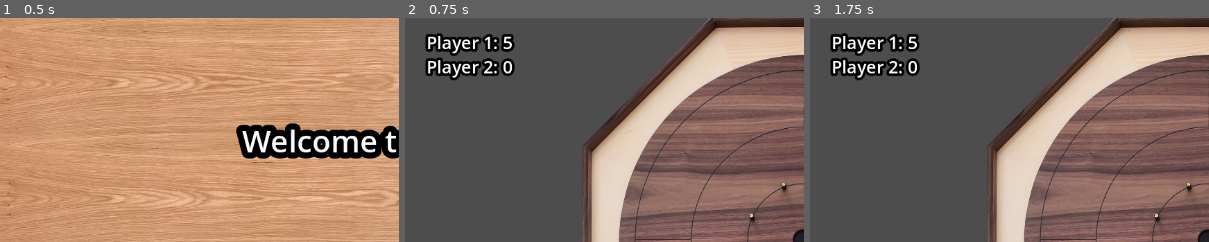
Above: before the commit, frames 1-3 (left to right).
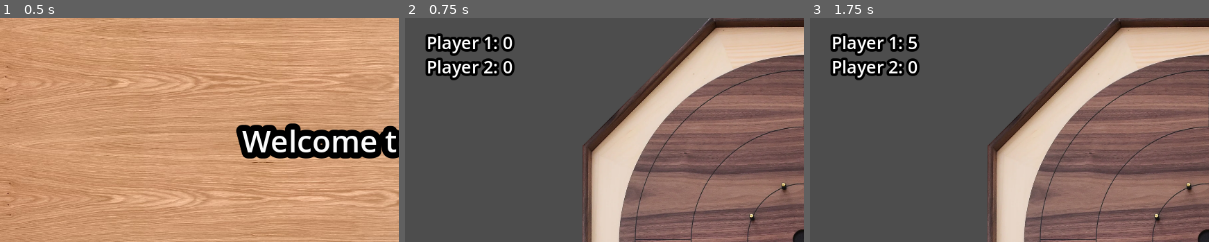
Above: after the commit, the same moments.

Repository: WadeCanavan/Crokinole
Game: Godot game, scene res://Scenes/Title.tscn
The game is run twice, just before and just after one commit, with the same random seed, the same clock (stepped at 60 frames per second) and the same inputs.
Inputs (mouse positions are % of the whole screen's width and height, from its top left):
- Up to frame 1 (0.5 s): no input
- Up to frame 2 (0.75 s): click "Play Game" at 0.5 s
- Up to frame 3 (1.75 s): tap Enter at 1.25 s; move the mouse to (67, 73) at 1.27 s; click (67, 73) at 1.42 s
The pictures show only the part of the screen within x 0-50%, y 0-50%; the shares and areas given below are measured in that part.

Frame 1 is identical in both runs. In frame 2, 0.1% of the frame differs, in the area x 24-28%, y 7-16%; in frame 3, nothing differs.

Commit message:
counts shots now

Diff:
--- a/Scenes/main.gd
+++ b/Scenes/main.gd
@@ -10,20 +10,14 @@
 
 # Called every frame. 'delta' is the elapsed time since the previous frame.
 func _process(delta):
-	if get_node("/root/Main/Discs/disc"):
-		get_node("/root/Main/scoreBox/Score").text = str("  Player 1: ", Global.woodPoints, "\n  Player 2: ", Global.blackPoints)
+
 	pass
 
 # Function to change the score box
-func _setScore(blackShotCount, whiteShotCount):
-	if (blackShotCount && whiteShotCount) == 12:
-		$Score.set_text = ("  Player 1: " + Global.woodPoints + "\n  Player 2: " + Global.blackPoints)
-	pass
-
-# Function to change the score box after shot
-func _setScoreAfterShot(blackShotCount, whiteShotCount):
-	$Score.set_text = ("  Player 1: " + Global.woodPoints + "\n  Player 2: " + Global.blackPoints)
-	pass
+# func _setScore(blackShotCount, whiteShotCount):
+	#if (blackShotCount && whiteShotCount) == 12:
+		#$Score.set_text = ("  Player 1: " + Global.woodPoints + "\n  Player 2: " + Global.blackPoints)
+	#pass
 
 # Checks if disc is on board still
 func _boardCheck():
--- a/Scripts/disc.gd
+++ b/Scripts/disc.gd
@@ -9,12 +9,18 @@
 signal discShot
 signal endShot
 var signaled = false
+var counter = 0
 
 func _process(delta):
 	if shot && (linear_velocity.x > -1) && (linear_velocity.y > -1) && (linear_velocity.x < 1) && (linear_velocity.y < 1) && !signaled:
 		endShot.emit()
 		signaled = true
 		print(linear_velocity)
+		get_node("/root/Main/scoreBox/Score").text = str("  Player 1: ", Global.woodPoints, "\n  Player 2: ", Global.blackPoints)
+		counter=+1
+		print(counter)
+		#if counter == 12
+		# this is where winner is determined
 
 func _on_input_event(viewport, event, shape_idx):
 	if event is InputEventMouseButton and  event.button_index == MOUSE_BUTTON_LEFT and event.pressed and not shot:
